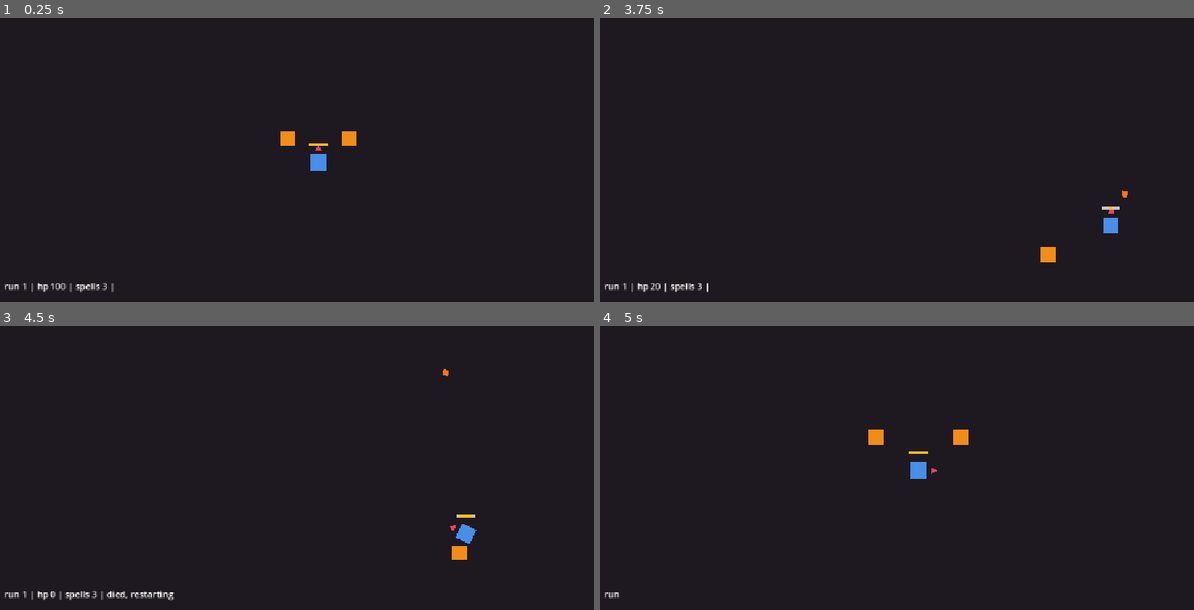
Above: before the commit, frames 1-4 (two rows, left to right).
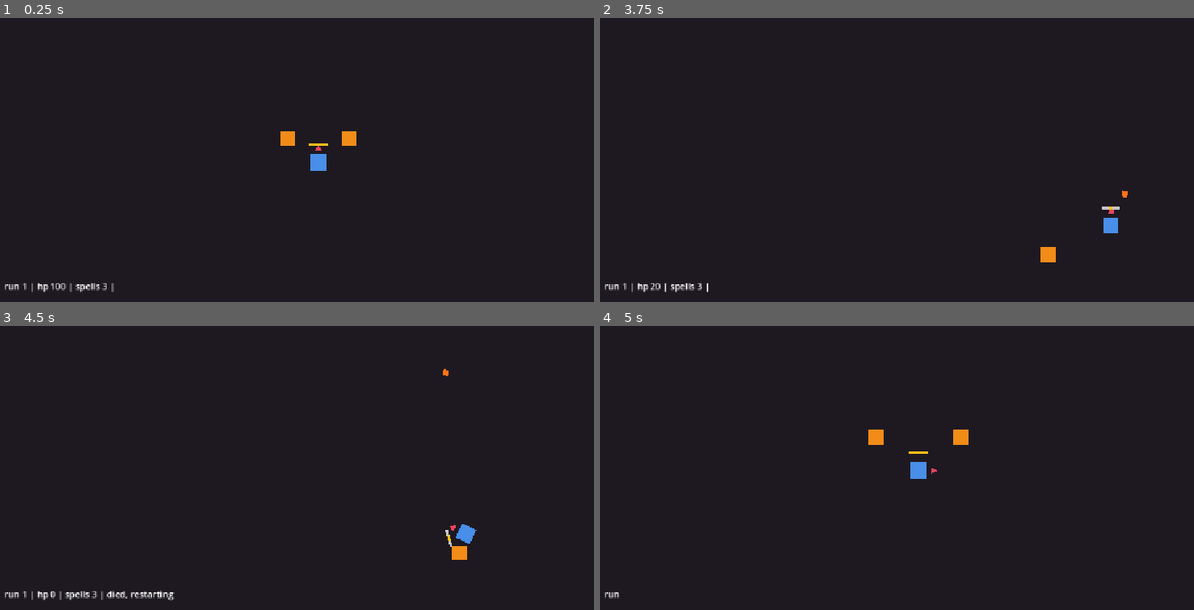
Above: after the commit, the same moments.

Repository: BestestGameStudio/gangU
Game: Godot game, scene res://scenes/test_run_restart.tscn
The game is run twice, just before and just after one commit, with the same random seed, the same clock (stepped at 60 frames per second) and the same inputs. This scene is started directly instead of the project's main scene.
Inputs (mouse positions are in pixels of both pictures, inside the frame that each line leads up to):
- Up to frame 1 (0.25 s): no input
- Up to frame 2 (3.75 s): move the mouse to (1063, 100) at 0.52 s; hold D (move_right) 0.53-1.28 s; hold Space (cast) 0.53-1.28 s; move the mouse to (790, 137) at 1.27 s; hold S (move_down) 1.28-2.03 s; tap Space (cast) at 1.35, 2.85 s; move the mouse to (980, 40) at 2.02 s; hold D (move_right) 2.03-2.78 s; hold Space (cast) 2.03-2.78 s; move the mouse to (885, 194) at 2.77 s; hold W (move_up) 2.78-3.53 s; move the mouse to (1110, 174) at 3.52 s; hold A (move_left) from 3.53 s (still down); hold Space (cast) from 3.53 s (still down)
- Up to frame 3 (4.5 s): keep holding A (move_left); tap Enter at 4.25 s; move the mouse to (124, 374) at 4.27 s; release Space (cast) at 4.28 s; tap Space (cast) at 4.35 s
- Up to frame 4 (5 s): keep holding A (move_left)

Frames 1-2 are identical in both runs. In frame 3, less than 0.1% of the frame differs, in the area x 74-80%, y 66-78%; in frame 4, nothing differs.

Commit message:
Implement dead-cast guard and improve player tracking
Added dead-cast guard to prevent spell casting during player death pause. Updated player watching logic to handle player node retrieval more effectively.

Diff:
--- a/scripts/run_manager.gd
+++ b/scripts/run_manager.gd
@@ -8,6 +8,12 @@
 ## SpellCaster (#3) re-adds only its starting_spells. Repeatable: every death
 ## restarts the run again.
 ##
+## Dead-cast guard (#6, review finding): the moment the player dies, every
+## SpellCaster on the player is disabled, so a dead player can NEVER cast
+## during the death pause: no projectile spawn, no cooldown start, no
+## spell_cast. The scene reload rebuilds the caster fresh, so casting works
+## again on the next run.
+##
 ## Consumes: Player.died (#5). Exposes: run_restarting() for the #11 HUD.
 ## Later integration (#9/#10): if run state moves out of scene definitions,
 ## reset it here explicitly instead of relying on the reload.
@@ -15,22 +21,38 @@
 signal run_restarting()
 
 @export var restart_delay: float = 1.5
+## Production wiring: main.gd passes the shared Player explicitly, because the
+## main.tscn Player is in no group. Test scenes may leave this unset and rely
+## on the "player" group fallback instead.
+@export var player: Player
 
 var _restarting := false
+var _watched: Player = null
 
-func _ready() -> void:
-	var p := get_tree().get_first_node_in_group("player")
+func _process(_delta: float) -> void:
+	if _watched != null:
+		return
+	var p: Player = player if player != null else get_tree().get_first_node_in_group("player")
 	if p == null:
-		push_warning("RunManager: no node in group 'player'; nothing to watch")
 		return
+	_watched = p
 	p.died.connect(_on_player_died)
 
 func _on_player_died() -> void:
 	if _restarting:
 		return
 	_restarting = true
+	_disable_casting()
 	run_restarting.emit()
 	get_tree().create_timer(restart_delay).timeout.connect(_restart)
 
+## A dead player must not cast: cut every caster's processing the instant
+## death arrives, so SpellCaster's input-driven cast path cannot fire during
+## the death pause. No restore needed - the reload rebuilds the caster.
+func _disable_casting() -> void:
+	for c in _watched.get_children():
+		if c is SpellCaster:
+			c.process_mode = Node.PROCESS_MODE_DISABLED
+
 func _restart() -> void:
 	get_tree().reload_current_scene()
